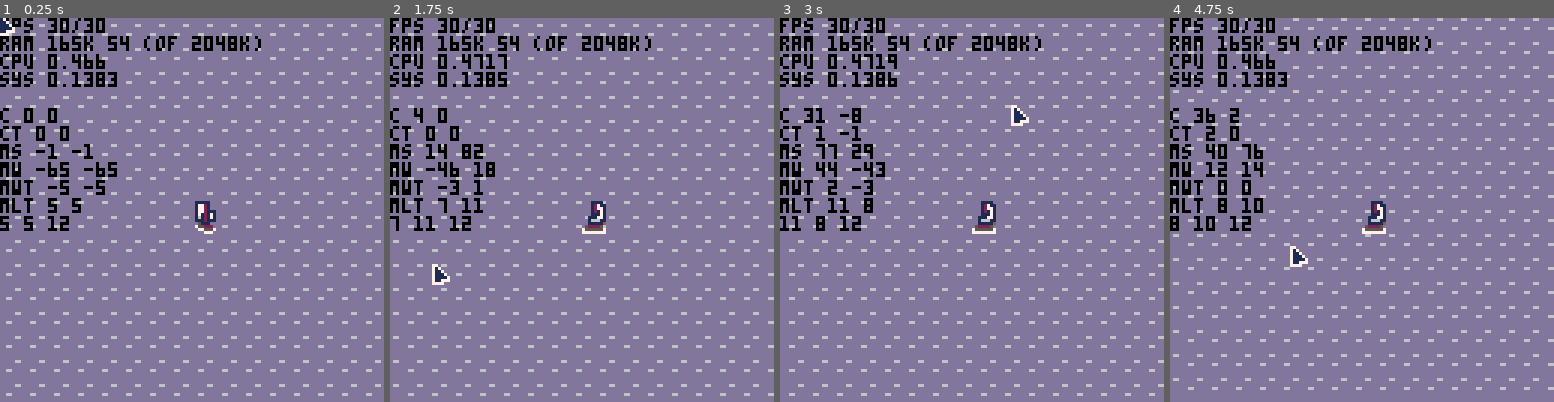
Above: before the commit, frames 1-4 (left to right).
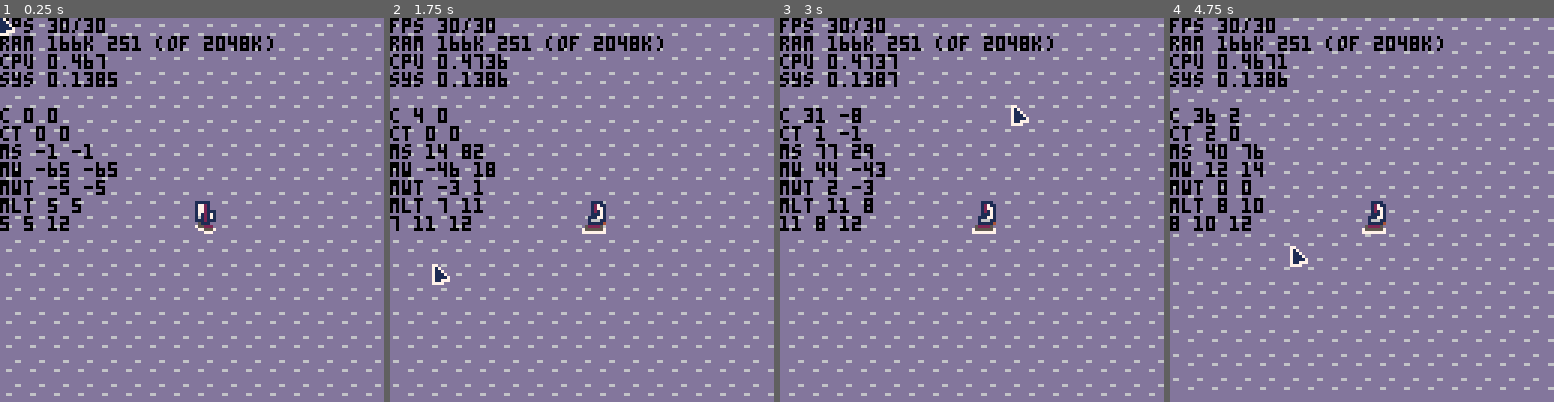
Above: after the commit, the same moments.

Repository: pvan/pico8
Game: PICO-8 cartridge caspian.p8
Two runs of this game, one before a commit and one after it. Both use one fixed random seed, a clock stepped at 60 frames per second and the inputs below.
Inputs (mouse positions are in pixels of both pictures, inside the frame that each line leads up to):
- Up to frame 1 (0.25 s): no input
- Up to frame 2 (1.75 s): tap X (X key) at 0.33, 1.07 s; click (670, 121) at 0.67 s; tap O (Z key) at 0.7, 1.7 s; click (436, 267) at 1.22 s; hold Right from 1.6 s (still down)
- Up to frame 3 (3 s): click (887, 114) at 1.77 s; tap X (X key) at 1.85, 2.97 s; release Right at 2.1 s; tap O (Z key) at 2.1, 2.5, 2.9 s; hold Up 2.15-2.42 s; click (952, 259) at 2.32 s; hold Right from 2.47 s (still down); click (1014, 106) at 2.87 s
- Up to frame 4 (4.75 s): release Right at 3.03 s; hold Left 3.08-3.58 s; tap O (Z key) every 0.4 s from 3.3 to 4.5 s; click (1465, 256) at 3.42 s; hold Down 3.63-3.97 s; click (1231, 102) at 3.97 s; hold Right 4.02-4.68 s; tap X (X key) at 4.08 s; click (1292, 248) at 4.52 s; hold Up from 4.73 s (still down)

The runs differ from the first frame. In frame 1, 0.6% of the frame differs, in the area x 18-72%, y 4-17%; in frame 2, 0.6%; in frame 3, 0.6%; in frame 4, 0.7%, in the area x 18-72%, y 4-18%.

Commit message:
caspian: make debug menu always stay in same order

Diff:
--- a/caspian.p8
+++ b/caspian.p8
@@ -65,19 +65,14 @@
   playing_music=false
   music(-1)
 
-  if (btnp(⬇️)) debugsel+=1
-  if (btnp(⬆️)) debugsel-=1
-  if (debugsel<1) debugsel=debugcount
-  if (debugsel>debugcount) debugsel=1
+  if (btnp(⬇️)) dsel+=1
+  if (btnp(⬆️)) dsel-=1
+  if (dsel<1) dsel=#dnames
+  if (dsel>#dnames) dsel=1
 
   if btnp(⬅️) or btnp(➡️) then
-   i=0
-   for k,v in pairs(debug) do
-    i+=1
-    if i==debugsel then
-     debug[k]=not v
-    end
-   end
+   local dname=dnames[dsel]
+   debug(dname,not debug(dname))
   end
 
   return --dont update the rest
@@ -164,7 +159,7 @@
 
 
 
-	 if debug.map then
+	 if debug("map") then
 	  draw_map_from_mem(64,64,mapaddr)
 	  local wdtx,wdty=w2lt(player.x,player.y,player.x,player.y)
 	  pset(64+wdtx,64+wdty,7)
@@ -173,7 +168,7 @@
 
 
   color(0)
-  if debug.fps then
+  if debug("fps") then
 	  print("fps "..stat(7).."/"..stat(8))
 	  kbs=stat(0)
 	  bts=(kbs-flr(kbs))*1024
@@ -182,7 +177,7 @@
 	  print("sys "..stat(2))
 	 end
 
-	 if debug.cpu then
+	 if debug("cpu") then
 	 	print(" ")
 	 	lastt = 0
 	 	for i=1,#gtime do
@@ -202,7 +197,8 @@
   local tx,ty=screen_to_tlocal(msx,msy,cam.x,cam.y)
   local t=mapget(tx,ty)
 
-	 if debug.mouse and not debug.cpu then
+	 if debug("mouse") and
+	    not debug("cpu") then
 	  print(" ")
 	  print("c "..cam.x.." "..cam.y)
 	  print("ct "..cam.tx.." "..cam.ty)
@@ -215,12 +211,12 @@
 	  spr(207,msx,msy)
 
 	  --minimap mouse dot
-	  if debug.map then
+	  if debug("map") then
 	   pset(64+mltx,64+mlty,0)
 	  end
 	 end
 
-	 if debug.pts then
+	 if debug("pts") then
 	  render_curve_pts(curves,cam)
 	 end
  end
@@ -236,20 +232,15 @@
   i=0
   local pmx,pmy=40,30
   rectfill(pmx-8,pmy+3,pmx+40,
-           pmy+debugcount*6+6,6)
-  for k,op in pairs(debug) do
-   i+=1
+           pmy+#dnames*6+6,6)
+  for i=1,#dnames do
    c=0
-   if (debugsel==i) then
-    c=14
+   if (dsel==i) then
+    c=1
     spr(222,pmx-9,pmy+i*6-1)
    end
-   local str=k
-   if op then
-    str=str.."❎"
-   else
-    --str=str.."🅾️"
-   end
+   local str=dnames[i]
+   if (debug(str)) str=str.."❎"
    print(str,pmx,pmy+i*6,c)
   end
  end
@@ -257,36 +248,6 @@
 
 
 end
-
-
---doing it like this to
---make accessing easier
---e.g. if debug.fill then
---could also do like...
---if debug[dbi["fill"]] then
---or is this best??:
---if debug("fill") then
-debug={}
-debug.fill=true
-debug.map=false
-debug.cpu=false
-debug.col=true
-debug.mouse=true
-debug.pts=false
-debug.fps=true
-debug.speed=false
-debug.freeze=false
-debug.hotspots=false
-
---actual best way to count
---table without int indices
-debugcount=0
-for k,v in pairs(debug) do
- debugcount+=1
-end
-
-debugsel=1
-
 
 -->8
 --overworld
@@ -681,7 +642,7 @@
 
 function fill_map()
 
- if debug.fill then
+ if debug("fill") then
 
   local wdtx,wdty=w2lt(player.x,player.y,player.x,player.y)
   flood_fill(wdtx,wdty,tile_nil,tile_water)
@@ -851,7 +812,7 @@
   ystep = 0
 
   speed = 1
-  if (debug.speed) speed=4
+  if (debug("speed")) speed=4
   skip_diag_every = 10
 
   angle = p.d / 8 --pico trig is percent of circle (0-1 is 0-360)
@@ -873,7 +834,7 @@
   -- collisiton detection here
   local allowx=true
   local allowy=true
-  if debug.col then
+  if debug("col") then
    local hotspotsx={0,7}
    local hotspotsy={0,7}
    for j=1,#hotspotsy do
@@ -903,7 +864,7 @@
  	 end
 	 end
 
-  if not debug.freeze then
+  if not debug("freeze") then
    if allowx then p.x += xstep end
    if allowy then p.y += ystep end
   end
@@ -931,7 +892,7 @@
  --spr(sail+p.d,p.x-cam.x,p.y-3-cam.y)
  spr(sail+p.d,64,64-3)
 
- if debug.hotspots then
+ if debug("hotspots") then
   hotspotsx={0,7}
   hotspotsy={0,7}
   for j=1,#hotspotsy do
@@ -945,8 +906,17 @@
 
 end
 -->8
---util
-
+--util/debug
+
+
+function has(arr,val)
+ if type(arr)=='table' then
+  for i=1,#arr do
+   if (arr[i]==val) return true
+  end
+ end
+ return false
+end
 
 
 function pinrect(p,r)
@@ -963,6 +933,35 @@
  else return ceil(num-0.5)
  end
 end
+
+
+
+------ debug related -----
+
+
+dflags={}
+dnames={}
+dsel=1
+function debug(code,val)
+ if not has(dnames,code) then
+  add(dnames,code)
+  dflags[dnames[#dnames]]=val
+ end
+ if val==nil then
+  return dflags[code]
+ end
+ dflags[code]=val
+end
+debug("fill",true)
+debug("map",false)
+debug("cpu",false)
+debug("col",true)
+debug("mouse",true)
+debug("pts",false)
+debug("fps",true)
+debug("speed",false)
+debug("freeze",false)
+debug("hotspots",false)
 
 
 
